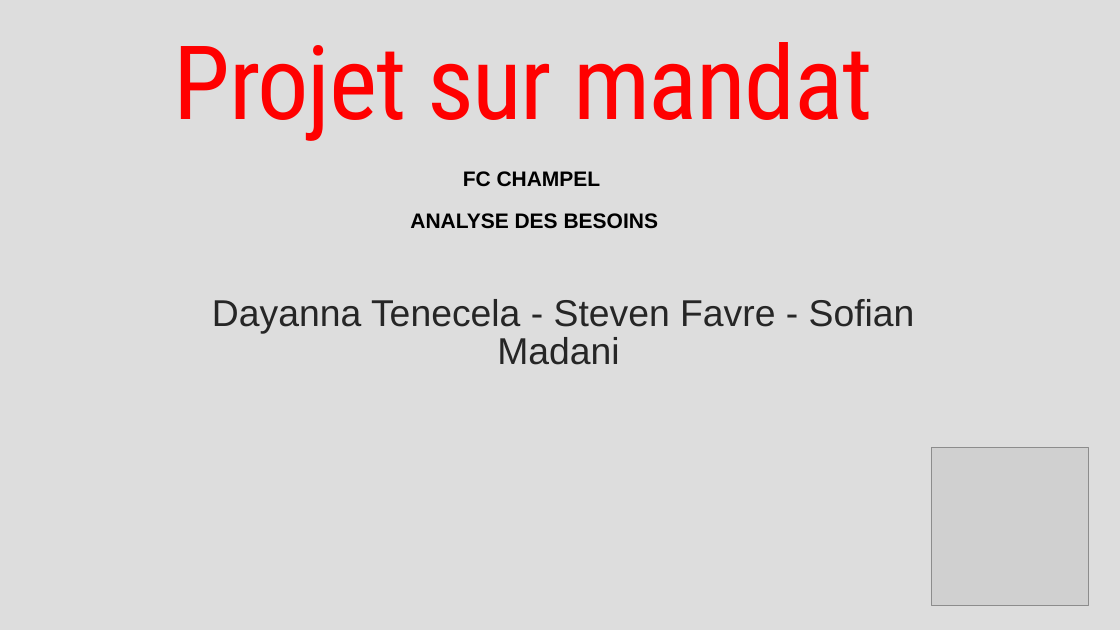
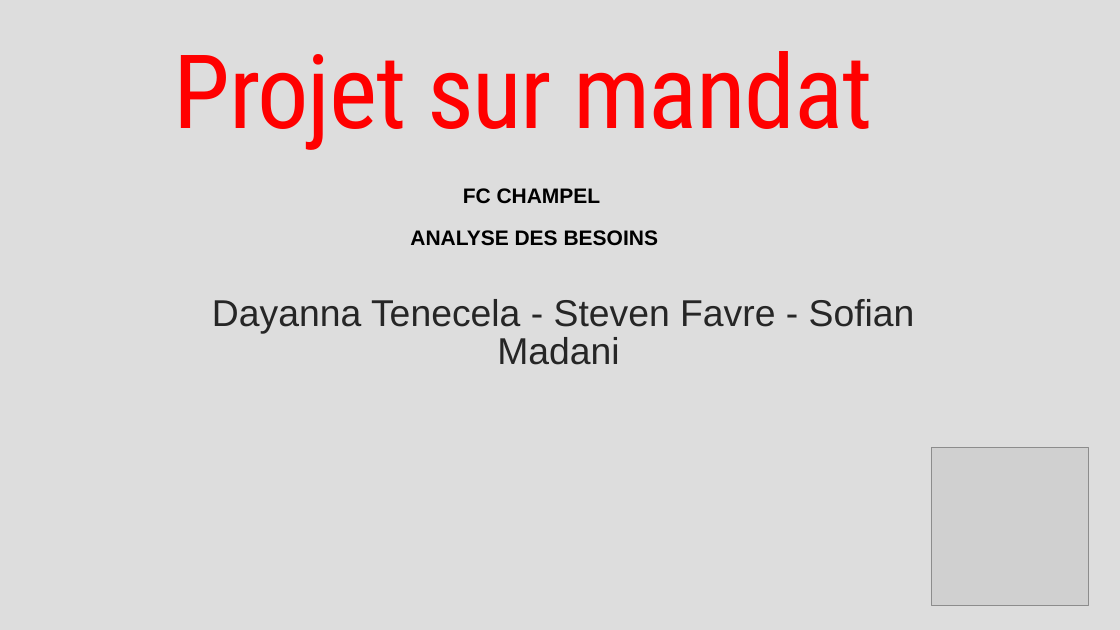
Before and after one commit to stevenfavre/Projet-sur-mandat---FC-Champel, a slide deck: slide 1 of Projet sur mandat - Analyase des besoins.pptx. Drawn at 1120x630 pixels with LibreOffice and Linux fonts; fonts in the diff are those of the drawing; grey boxes stand for pictures. Boxes give left, top, right and bottom in pixels: in the first picture for what was removed or moved away, otherwise in the second. Text is boxed around its words. In the diff, an @@ line names an element or a change of style, - is before the commit and + after.

Commit message:
Add files via upload
Support PowerPoint concernant notre Analyse des besoins

```diff
--- a/Projet sur mandat - Analyase des besoins.pptx
+++ b/Projet sur mandat - Analyase des besoins.pptx
@@ title "Projet sur mandat": place and size @@
-title "Projet sur mandat" at <box>174,42,872,141</box>
+title "Projet sur mandat" at <box>174,51,872,150</box>
@@ text "FC CHAMPEL": place and size @@
-text "FC CHAMPEL" at <box>410,171,658,229</box>
+text "FC CHAMPEL" at <box>410,188,658,246</box>
```
Also in this commit, not shown: 9 other slides changed.
